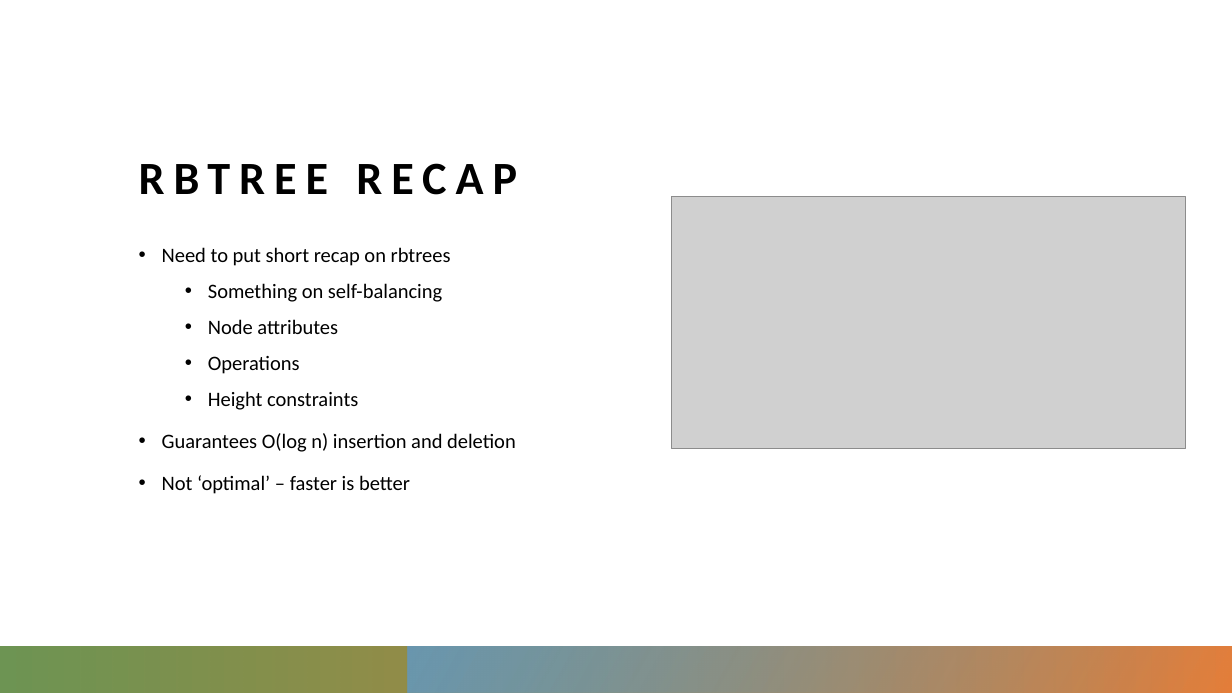
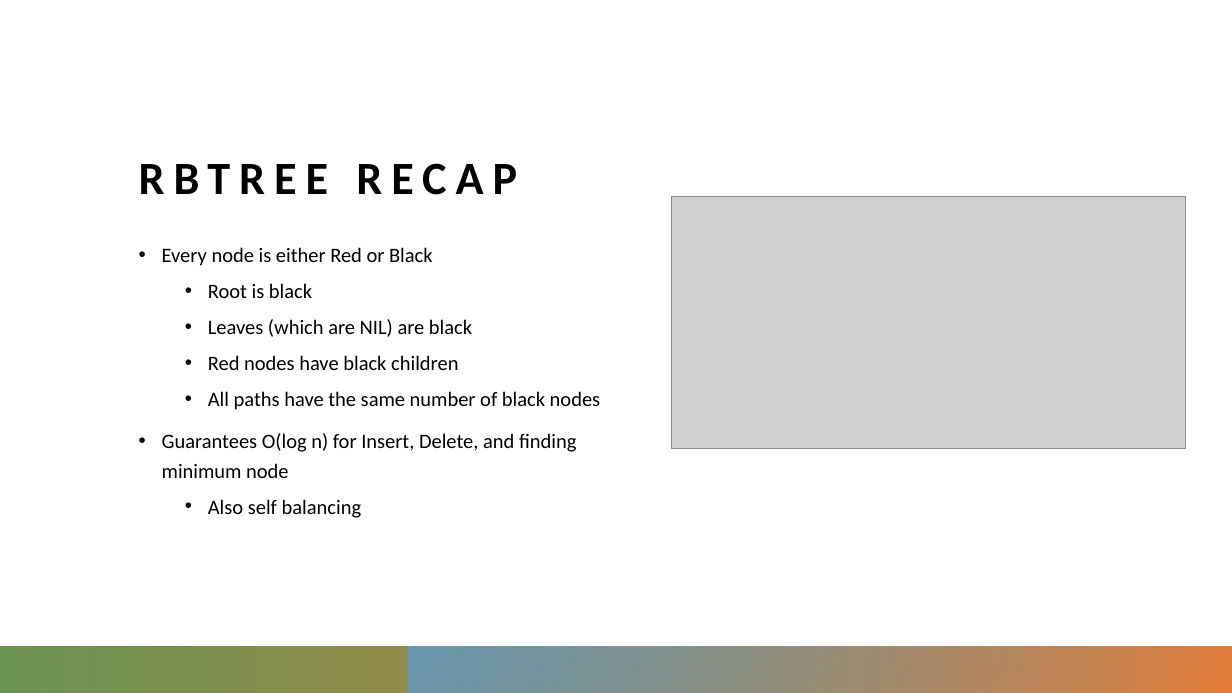
Before and after one commit to nathandekeyrel/os-final-proj, a slide deck: slide 10 of presentation/OS Final Presentation.pptx. Drawn at 1232x693 pixels with LibreOffice and Linux fonts; fonts in the diff are those of the drawing; grey boxes stand for pictures. Boxes give left, top, right and bottom in pixels: in the first picture for what was removed or moved away, otherwise in the second. Text is boxed around its words. In the diff, an @@ line names an element or a change of style, - is before the commit and + after.

```diff
--- a/presentation/OS Final Presentation.pptx
+++ b/presentation/OS Final Presentation.pptx
@@ text at <box>162,247,600,518</box>: text changed @@
-• Need to put short recap on rbtrees
-  • Something on self-balancing
-  • Node attributes
-  • Operations
-  • Height constraints
-• Guarantees O(log n) insertion and deletion
-• Not ‘optimal’ – faster is better
+• Every node is either Red or Black
+  • Root is black
+  • Leaves (which are NIL) are black
+  • Red nodes have black children
+  • All paths have the same number of black nodes
+• Guarantees O(log n) for Insert, Delete, and finding minimum node
+  • Also self balancing
```
Also in this commit, not shown: 6 other slides changed, 2 slides added, 3 slides removed, 11 other files.
